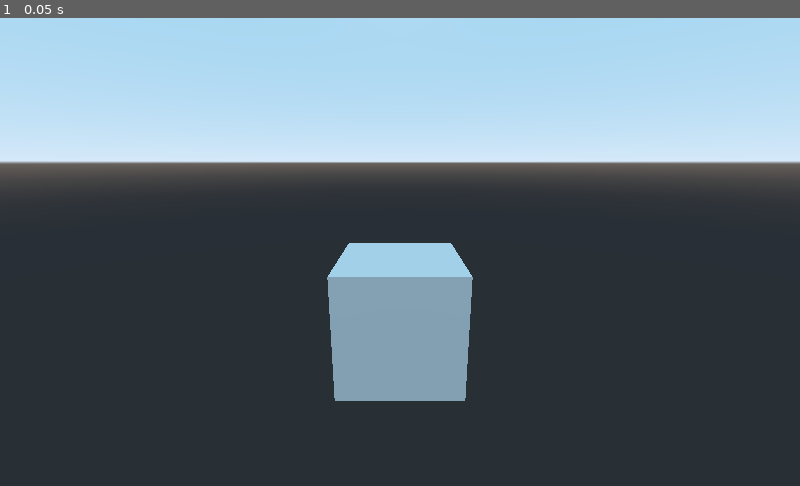
Above: before the commit, frame 1.
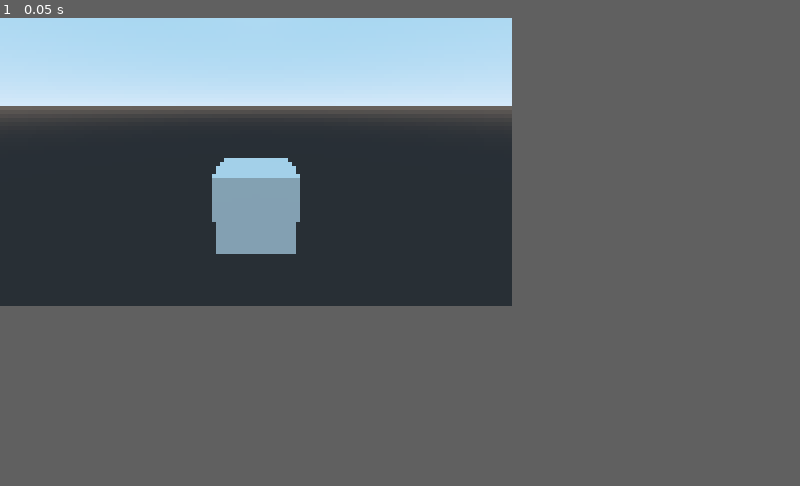
Above: after the commit, the same moment.

Repository: dedekm/loopy-loops
Game: Godot game, scene res://src/Level.tscn
The game is run twice, just before and just after one commit, with the same random seed, the same clock (stepped at 60 frames per second) and the same inputs.
Inputs:
- Up to frame 1 (0.05 s): no input
In our replay, the window is 800x468 before the commit and 512x288 after it. These sizes can differ from the game's own. Grey fills any space a smaller window leaves; there, only what the larger window draws over its background counts as a difference.

The runs differ from the first frame. In frame 1, 31% of the frame differs, in the area x 0-100%, y 0-82%.

Commit message:
set display settings

Diff:
--- a/project.godot
+++ b/project.godot
@@ -18,6 +18,15 @@
 config/name="Ld 47"
 run/main_scene="res://src/Level.tscn"
 config/icon="res://icon.png"
+
+[display]
+
+window/size/width=128
+window/size/height=72
+window/size/test_width=640
+window/size/test_height=360
+window/stretch/mode="viewport"
+window/stretch/aspect="keep"
 
 [input]
 
@@ -84,4 +93,7 @@
 quality/driver/driver_name="GLES2"
 vram_compression/import_etc=true
 vram_compression/import_etc2=false
+quality/shading/force_vertex_shading.mobile=false
+quality/filters/use_nearest_mipmap_filter=true
+quality/depth/hdr=false
 environment/default_environment="res://default_env.tres"
